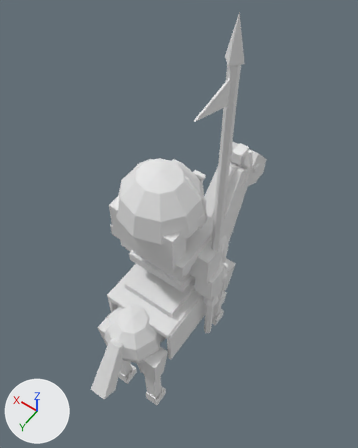
Renders of the glTF model sample_project/assets/3d/units/byzantines/cataphract_a1.glb from each side of a commit.
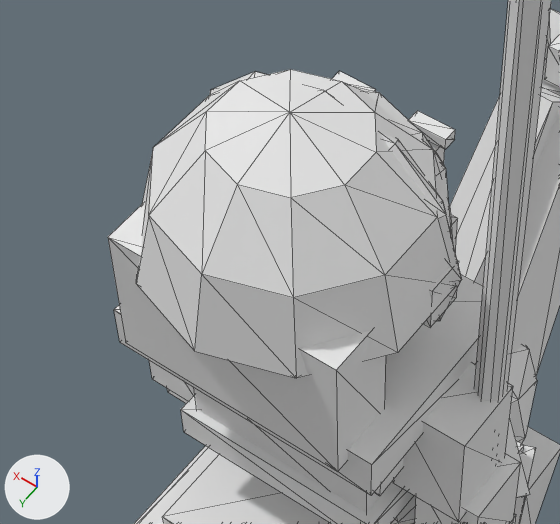
Old and new are each drawn whole from a camera (50 mm lens) standing at (-1.24, 1.61, 4.52) and looking at (0.02, -0.16, 1.74) and again close up on the part from 22% to 66% of the width and 31% to 64% of the height. Every picture has the same lights, and +X, +Y and +Z are marked at lower left. The last two pictures show the newer version. The close-ups show mesh edges as thin lines. Vertices at exactly the same position are counted once.

The first close-up shows 'Body'.
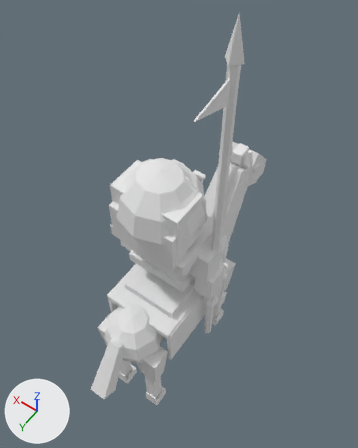
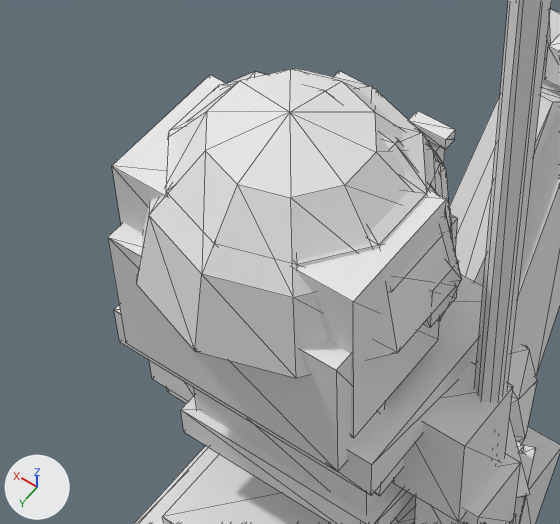
Boxes [x1, y1, x2, y2] around the edits, measured in the close-ups (560 x 524 px):
part 1 of me_body, added: after [112, 75, 446, 438]
part 2 of me_body, added: after [165, 68, 442, 268]

The change, as a diff of the scene's bpy script:
```diff
--- a/sample_project/assets/3d/units/byzantines/cataphract_a1.glb.py
+++ b/sample_project/assets/3d/units/byzantines/cataphract_a1.glb.py
@@ me_body @@
 # used by ob_body; location = (0.0, 0.0, 0.0)
-me_body.from_pydata(...)  # 796 vertices, 1316 faces; spans x -0.41..0.41, y -1.29..0.92, z 0.0..3.49
+me_body.from_pydata(...)  # 835 vertices, 1386 faces; spans x -0.41..0.41, y -1.29..0.92, z 0.0..3.49
+# me_body part 1: a new loose piece, a box spanning x -0.24..0.24, y -0.03..0.23, z 1.97..2.35, in mat_pe_unitpalette (white #e7e7e7)
+# me_body part 2: the loose piece of 31 vertices spanning x -0.28..0.28, y -0.22..0.34, z 2.15..2.48 is copied, and the copy is scaled about its middle by (0.897, 0.893, 0.515), then moved by (0.0, -0.01, 0.04); it spans x -0.25..0.25, y -0.2..0.3, z 2.27..2.44
+# other edits to the shape of me_body do not show in these pictures
 me_body.materials.append(mat_pe_unitpalette)
```
